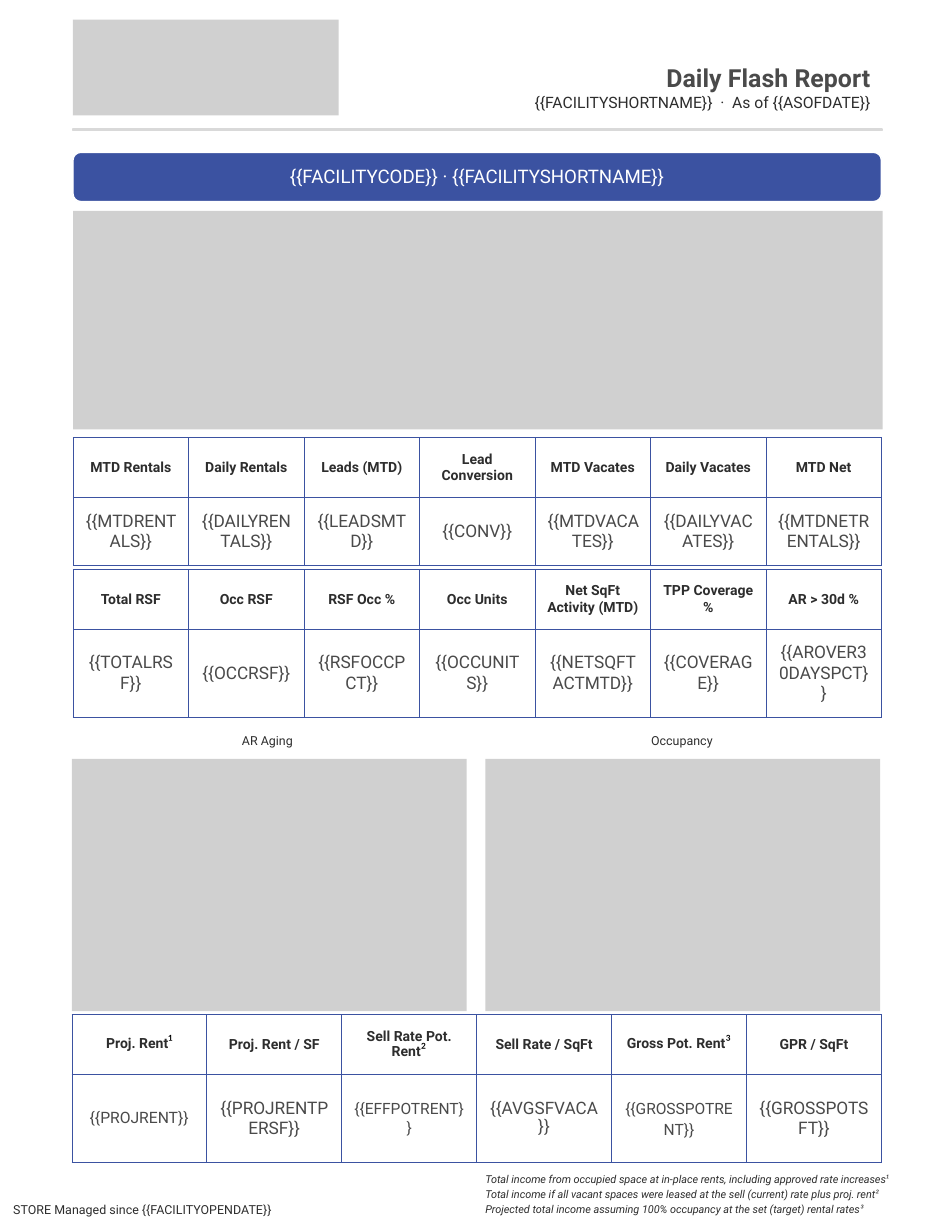
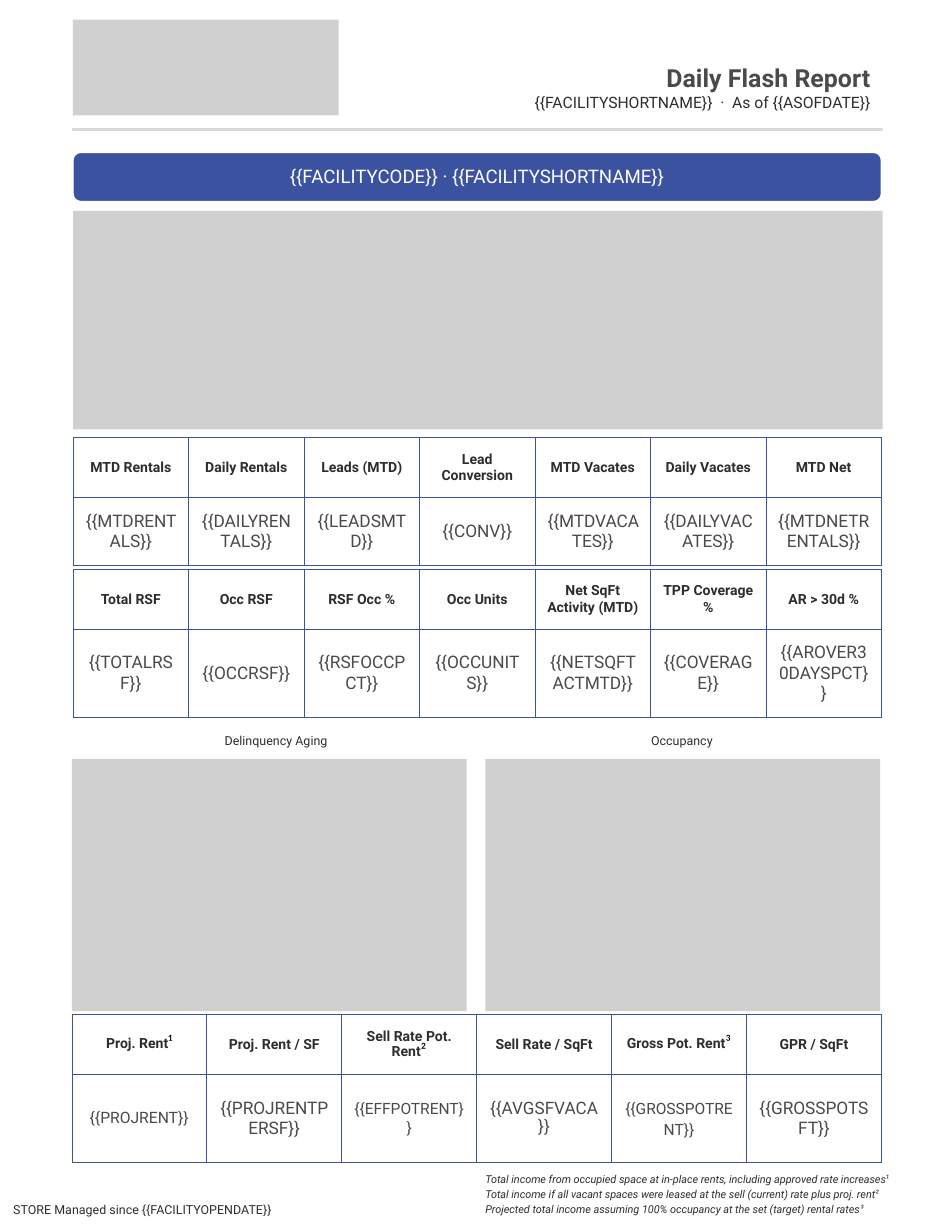
Before and after one commit to alexandermburke/ProformaBuilder, a slide deck: slide 1 of storeinsight/public/FLASHTEMPLATE.pptx. Drawn at 952x1232 pixels with LibreOffice and Linux fonts; fonts in the diff are those of the drawing; grey boxes stand for pictures. Boxes give left, top, right and bottom in pixels: in the first picture for what was removed or moved away, otherwise in the second. Text is boxed around its words. In the diff, an @@ line names an element or a change of style, - is before the commit and + after.

```diff
--- a/storeinsight/public/FLASHTEMPLATE.pptx
+++ b/storeinsight/public/FLASHTEMPLATE.pptx
@@ text at [225,735,327,748]: text changed @@
-AR Aging
+Delinquency Aging
```
